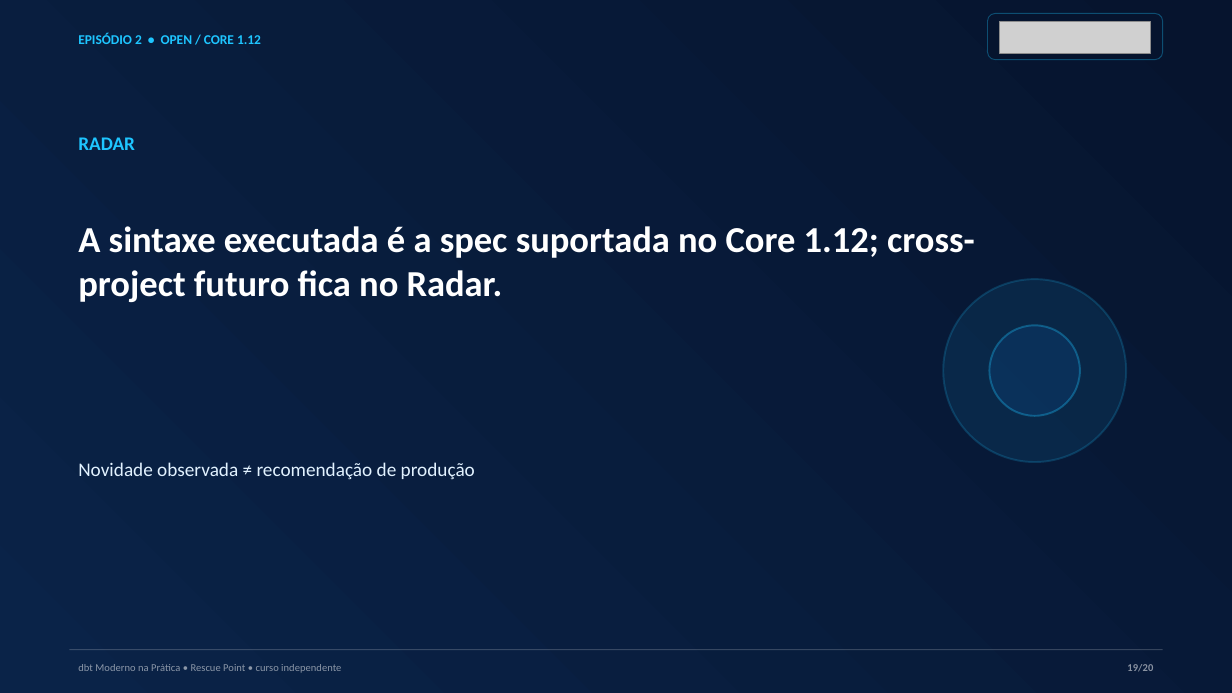
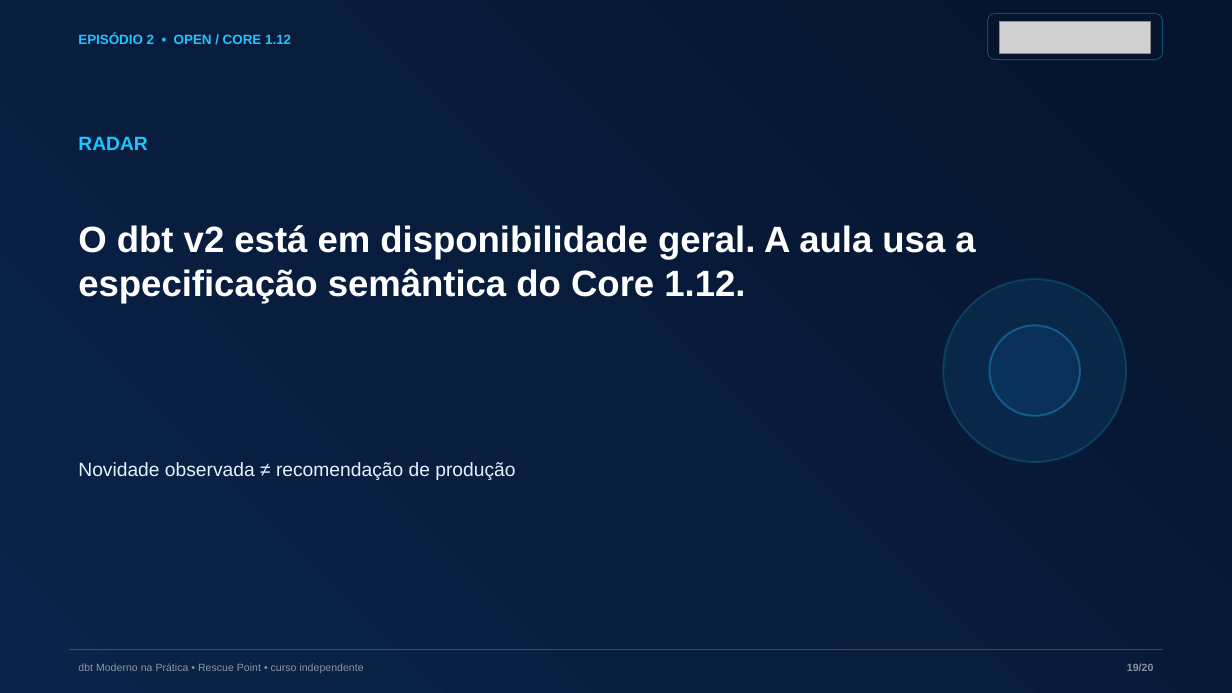
Before and after one commit to AnselmoBorges/dbt-moderno-na-pratica, a slide deck: slide 19 of assets/decks/episodio-02-gold-nao-e-semantica.pptx. Drawn at 1232x693 pixels with LibreOffice and Linux fonts; fonts in the diff are those of the drawing; grey boxes stand for pictures. Boxes give left, top, right and bottom in pixels: in the first picture for what was removed or moved away, otherwise in the second. Text is boxed around its words. In the diff, an @@ line names an element or a change of style, - is before the commit and + after.

Commit message:
Atualiza o laboratório e as aulas para dbt Core 1.12.7
* Atualiza o laboratório e as aulas para dbt Core 1.12.7

* Fixa dependência compatível com o servidor dbt MCP

* Garante UTF-8 nos comandos do laboratório

---------

```diff
--- a/assets/decks/episodio-02-gold-nao-e-semantica.pptx
+++ b/assets/decks/episodio-02-gold-nao-e-semantica.pptx
@@ text at (x1=78, y1=225, x2=975, y2=304): text changed; font Calibri to Arial @@
-A sintaxe executada é a spec suportada no Core 1.12; cross-project futuro fica no Radar.
+O dbt v2 está em disponibilidade geral. A aula usa a especificação semântica do Core 1.12.
@@ font Calibri to Arial in 5 elements at (x1=78, y1=136, x2=147, y2=150), (x1=78, y1=462, x2=515, y2=480), (x1=78, y1=34, x2=291, y2=44), (x1=78, y1=663, x2=363, y2=673), (x1=1127, y1=663, x2=1153, y2=671) @@
```
Also in this commit, not shown: 19 other slides changed, 35 other files.
